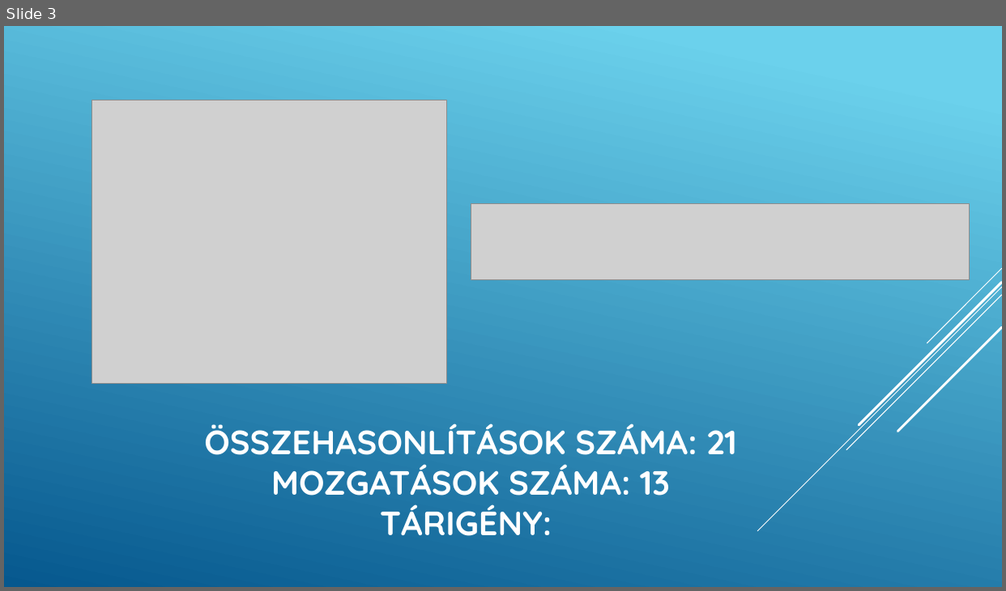
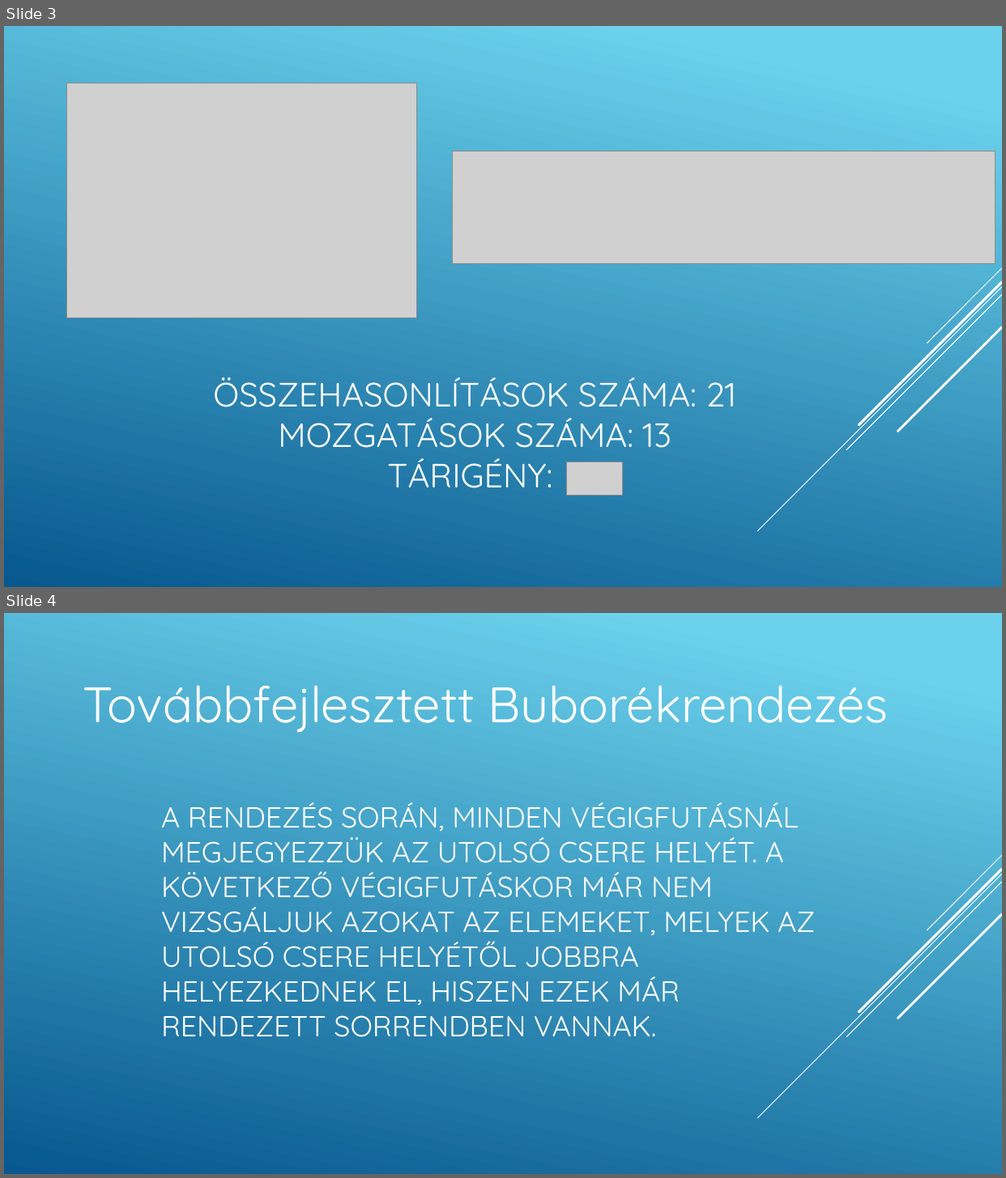
Before and after one commit to daroczinimrod/3asProjekt, a slide deck: Buborékrendezés.pptx. Shown one above the other, each under a label of ours: slide 3 before the commit, slides 3 and 4 after it. The pictures are 1006x591 and 1006x1178 pixels, drawn with LibreOffice and Linux fonts; fonts in the diff are those of the drawing; grey boxes stand for pictures. Boxes give left, top, right and bottom in pixels: in the first picture for what was removed or moved away, otherwise in the second. Text is boxed around its words. In the diff, an @@ line names an element or a change of style, - is before the commit and + after.

```diff
--- a/Buborékrendezés.pptx
+++ b/Buborékrendezés.pptx
@@ slide 4 added at (4, 613, 1002, 1174), background gradient #6ED2EB to #06588E; not listed: 5 template elements that a slide beside it also shows @@
@@ text added at (83, 685, 889, 732), 48 pt, text #FFFFFF @@
+Továbbfejlesztett Buborékrendezés
@@ title added at (161, 803, 815, 1037), 27.9 pt, text #FFFFFF @@
+A RENDEZÉS SORÁN, MINDEN VÉGIGFUTÁSNÁL MEGJEGYEZZÜK AZ UTOLSÓ CSERE HELYÉT. A KÖVETKEZŐ VÉGIGFUTÁSKOR MÁR NEM VIZSGÁLJUK AZOKAT AZ ELEMEKET, MELYEK AZ UTOLSÓ CSERE HELYÉTŐL JOBBRA HELYEZKEDNEK EL, HISZEN EZEK MÁR RENDEZETT SORRENDBEN VANNAK.
@@ slide 3 changed as well @@
@@ picture: place and size @@
-picture at (91, 100, 447, 383)
+picture at (67, 84, 417, 318)
@@ picture added at (454, 151, 996, 264) @@
@@ picture removed at (471, 203, 969, 280) @@
@@ title "ÖSSZEHASONLÍTÁSOK SZÁMA: 21 MOZGATÁSOK SZÁMA: ...": place and size @@
-title "ÖSSZEHASONLÍTÁSOK SZÁMA: 21 MOZGATÁSOK SZÁMA: ..." at (204, 424, 736, 536)
+title "ÖSSZEHASONLÍTÁSOK SZÁMA: 21 MOZGATÁSOK SZÁMA: ..." at (213, 378, 735, 489)
@@ title "ÖSSZEHASONLÍTÁSOK SZÁMA: 21 MOZGATÁSOK SZÁMA: ..." at (213, 378, 735, 489): bold off @@
@@ picture added at (566, 463, 622, 495) @@
```
Also in this commit, not shown: 2 other slides changed, 1 other slide added, 1 other file.
